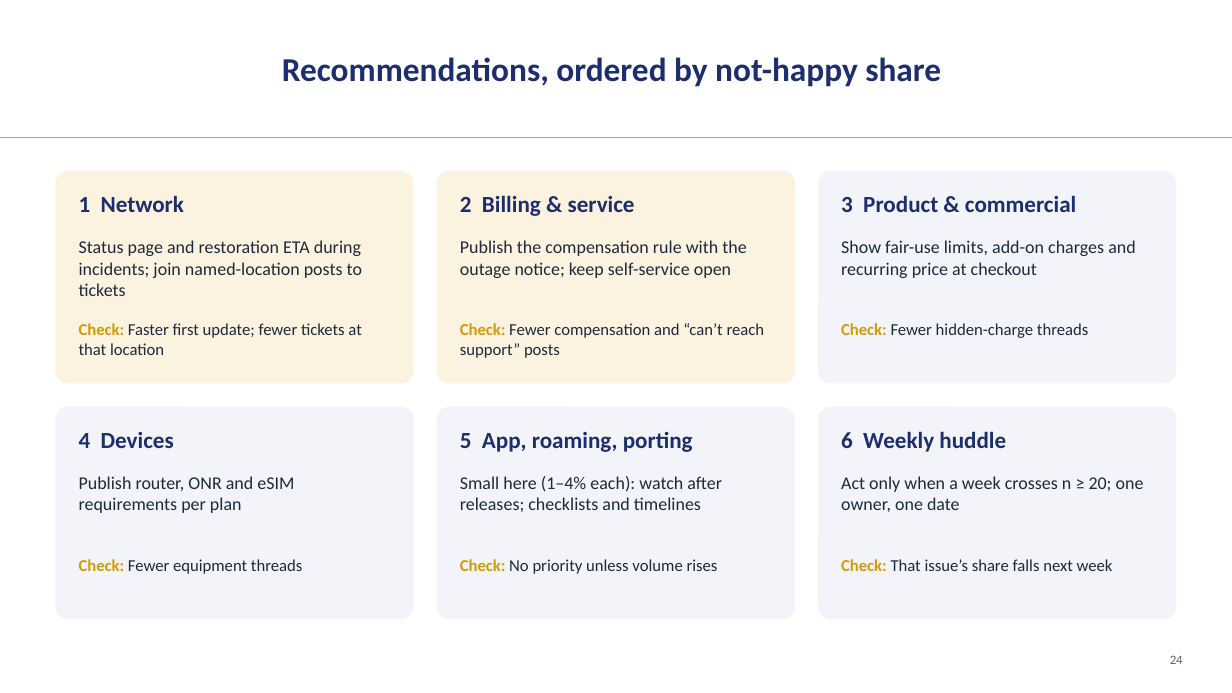
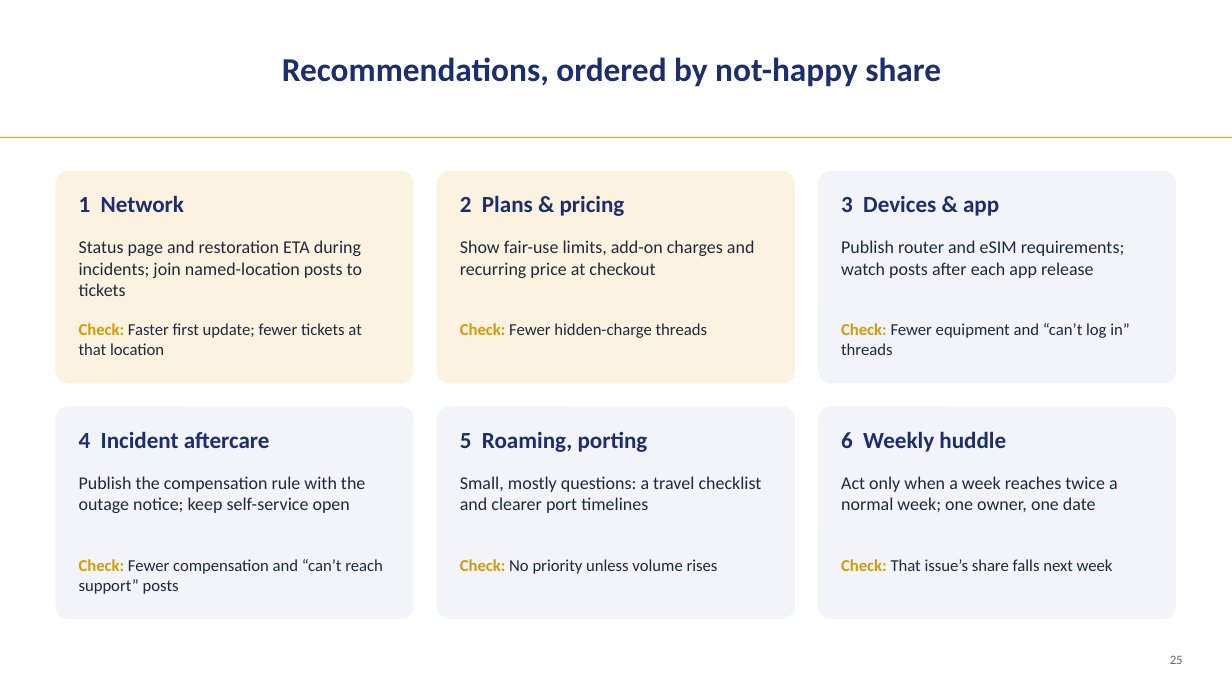
Before and after one commit to LizLicense/Public-Sentiment-Analysis-LLM-powered-Issue-Extraction, a slide deck: slide 25 of presentation/capstone_walkthrough.pptx (slide 24 before the commit). Drawn at 1232x693 pixels with LibreOffice and Linux fonts; fonts in the diff are those of the drawing; background and template pictures are left out. Boxes give left, top, right and bottom in pixels: in the first picture for what was removed or moved away, otherwise in the second. Text is boxed around its words. In the diff, an @@ line names an element or a change of style, - is before the commit and + after.

```diff
--- a/presentation/capstone_walkthrough.pptx
+++ b/presentation/capstone_walkthrough.pptx
@@ text at [460, 195, 625, 216]: text changed @@
-2 Billing & service
+2 Plans & pricing
@@ text at [841, 196, 999, 216]: text changed @@
-3 Product & commercial
+3 Devices & app
@@ text at [460, 240, 754, 278]: text changed @@
-Publish the compensation rule with the outage notice; keep self-service open
+Show fair-use limits, add-on charges and recurring price at checkout
@@ text at [841, 240, 1124, 278]: text changed @@
-Show fair-use limits, add-on charges and recurring price at checkout
+Publish router and eSIM requirements; watch posts after each app release
@@ text at [460, 323, 707, 338]: text changed @@
-Check: Fewer compensation and “can’t reach support” posts
+Check: Fewer hidden-charge threads
@@ text at [841, 323, 1130, 355]: text changed @@
-Check: Fewer hidden-charge threads
+Check: Fewer equipment and “can’t log in” threads
@@ text at [79, 431, 270, 448]: text changed @@
-4 Devices
+4 Incident aftercare
@@ text at [460, 432, 648, 452]: text changed @@
-5 App, roaming, porting
+5 Roaming, porting
@@ text at [79, 476, 365, 513]: text changed @@
-Publish router, ONR and eSIM requirements per plan
+Publish the compensation rule with the outage notice; keep self-service open
@@ text at [460, 476, 762, 513]: text changed @@
-Small here (1–4% each): watch after releases; checklists and timelines
+Small, mostly questions: a travel checklist and clearer port timelines
@@ text at [841, 476, 1118, 512]: text changed @@
-Act only when a week crosses n ≥ 20; one owner, one date
+Act only when a week reaches twice a normal week; one owner, one date
@@ text at [79, 559, 383, 594]: text changed @@
-Check: Fewer equipment threads
+Check: Fewer compensation and “can’t reach support” posts
@@ text at [1170, 655, 1183, 664]: text changed @@
-24
+25
```
Also in this commit, not shown: 17 other slides changed, 1 slide added, 13 other files.
